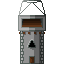
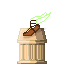
Layered file, before and after one edit (64 × 64). Changes by layer:
added group "tours de vent" with 5 layers in group "Tours" over [17, 0, 51, 64]
added group "vent - buff" with 3 layers in group "tours de vent" over [17, 12, 51, 64]
added layer "vent - buff - lvl 1g" in group "vent - buff" over [23, 12, 51, 36]
added layer "ombre" (multiply, 30%) in group "vent - buff" over [22, 27, 47, 39]
added layer "vent - buff - lvl 1" in group "vent - buff" over [17, 28, 47, 64]
hid group "générateur d'archers" (2 layers) over [18, 0, 46, 64]
